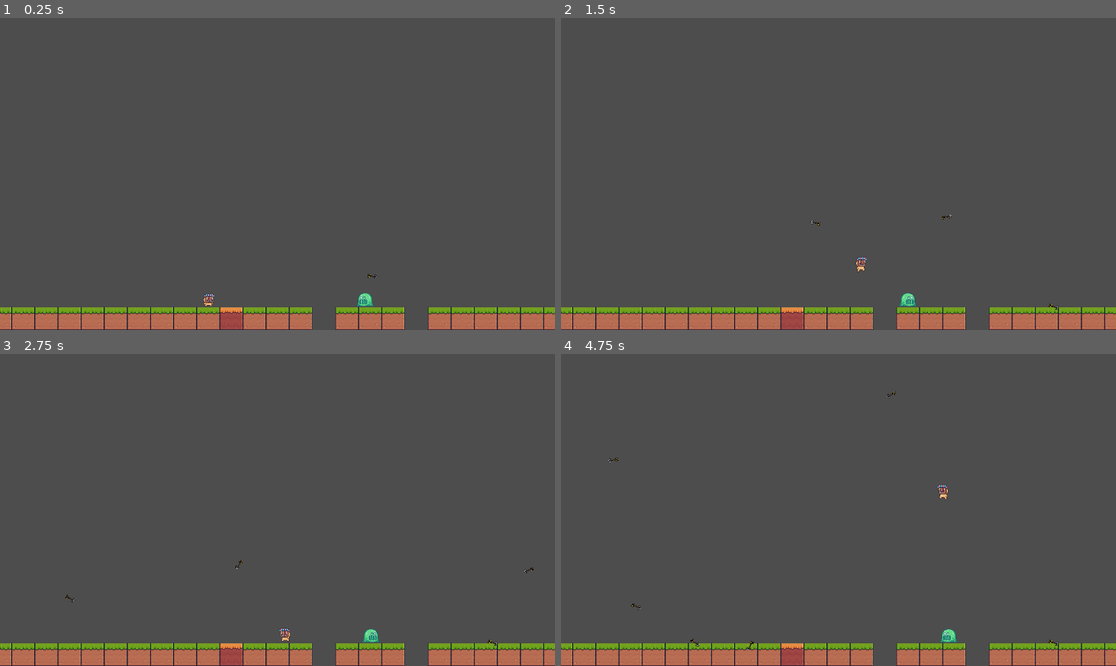
Above: before the commit, frames 1-4 (two rows, left to right).
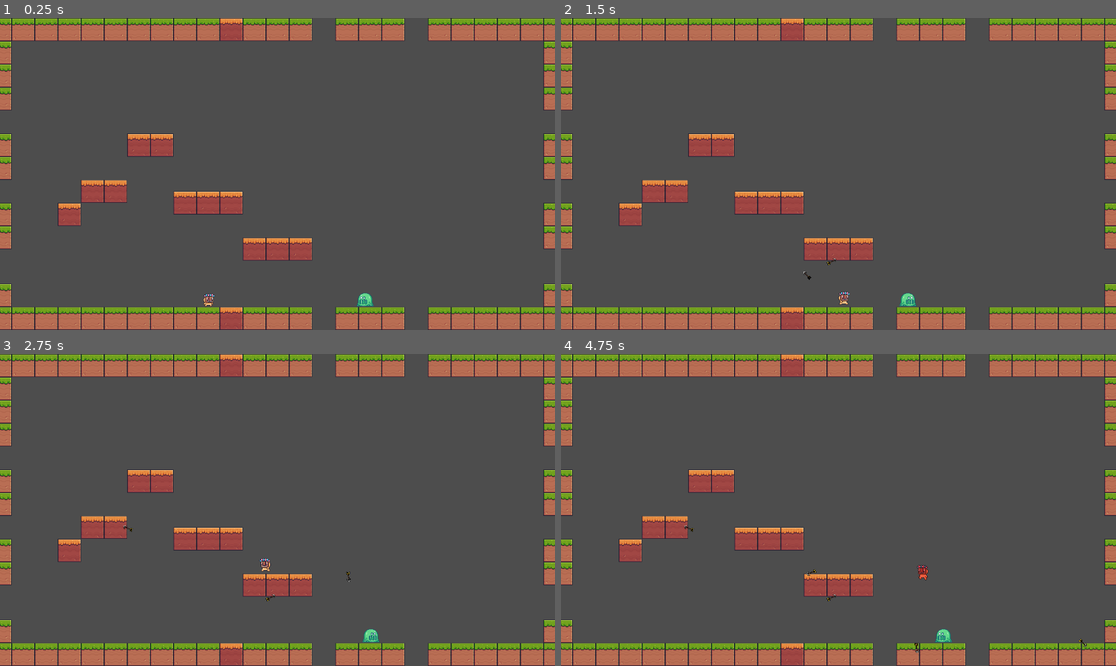
Above: after the commit, the same moments.

Repository: RiverCrab42/Shader-Drawing-learning-scenes
Game: Godot game, scene res://scenes/example/level1.tscn
Same seed, same stepped clock (60 frames per second), same inputs: the game is played once before the commit and once after it. The project has no main scene, so this scene is started directly.
Inputs (mouse positions are in pixels of both pictures, inside the frame that each line leads up to):
- Up to frame 1 (0.25 s): no input
- Up to frame 2 (1.5 s): move the mouse to (960, 158) at 0.52 s; hold D (move_right) from 0.53 s (still down); click (960, 158) at 0.6 s; tap W (jump) at 0.77 s; move the mouse to (727, 189) at 1.27 s; click (727, 189) at 1.35 s
- Up to frame 3 (2.75 s): tap W (jump) at 1.52 s; move the mouse to (333, 441) at 2.02 s; release D (move_right) at 2.03 s; hold A (move_left) from 2.03 s (still down); click (333, 441) at 2.1 s
- Up to frame 4 (4.75 s): move the mouse to (810, 572) at 2.77 s; release A (move_left) at 2.78 s; hold D (move_right) 2.78-4.28 s; click (810, 572) at 2.85 s; tap W (jump) at 3.02, 3.77, 4.52 s; move the mouse to (1005, 556) at 3.52 s; click (1005, 556) at 3.6 s; move the mouse to (672, 463) at 4.27 s; hold A (move_left) from 4.28 s (still down); click (672, 463) at 4.35 s

The runs differ from the first frame. In frame 1, 13% of the frame differs, in the area x 0-100%, y 0-93%; in frame 2, 13%; in frame 3, 13%; in frame 4, 13%, in the area x 0-100%, y 0-96%.

Commit message:
Ограничил количество выстрелов, добавил смерть (ну типа)

Diff:
--- a/intermidiate_project/project.godot
+++ b/intermidiate_project/project.godot
@@ -16,8 +16,8 @@
 
 [autoload]
 
-GameManager="*res://scripts/global/game_manager.gd"
 GlobalSignals="*res://scripts/global/global_signals.gd"
+GameManager="*res://scenes/global/game_manager.tscn"
 
 [input]
 
--- a/intermidiate_project/scenes/enemies/slime.tscn
+++ b/intermidiate_project/scenes/enemies/slime.tscn
@@ -84,6 +84,22 @@
 [sub_resource type="RectangleShape2D" id="RectangleShape2D_wfyvu"]
 size = Vector2(26, 24)
 
+[sub_resource type="Animation" id="Animation_ahq63"]
+resource_name = "hit"
+
+[sub_resource type="Animation" id="Animation_4h4y0"]
+resource_name = "die"
+
+[sub_resource type="Animation" id="Animation_b58ev"]
+length = 0.001
+
+[sub_resource type="AnimationLibrary" id="AnimationLibrary_b58ev"]
+_data = {
+&"RESET": SubResource("Animation_b58ev"),
+&"die": SubResource("Animation_4h4y0"),
+&"hit": SubResource("Animation_ahq63")
+}
+
 [node name="Slime" type="AnimatedSprite2D"]
 texture_filter = 1
 sprite_frames = SubResource("SpriteFrames_jjup5")
@@ -112,3 +128,11 @@
 [node name="DownLeftRay" type="RayCast2D" parent="."]
 position = Vector2(-19, 3)
 target_position = Vector2(0, 18)
+
+[node name="AnimationPlayer" type="AnimationPlayer" parent="."]
+libraries = {
+&"": SubResource("AnimationLibrary_b58ev")
+}
+
+[connection signal="area_entered" from="Area2D" to="." method="_on_area_2d_area_entered"]
+[connection signal="body_entered" from="Area2D" to="." method="_on_area_2d_body_entered"]
--- a/intermidiate_project/scenes/example/level1.tscn
+++ b/intermidiate_project/scenes/example/level1.tscn
@@ -1,89 +1,241 @@
-[gd_scene load_steps=6 format=3 uid="uid://l3il2yp68r6u"]
+[gd_scene load_steps=5 format=3 uid="uid://l3il2yp68r6u"]
 
 [ext_resource type="PackedScene" uid="uid://do1aqnosnk0bn" path="res://scenes/assets/terrain/dirt.tscn" id="1_q4lcn"]
 [ext_resource type="PackedScene" uid="uid://4ir5vnwhhjvj" path="res://scenes/assets/terrain/dirt_orange.tscn" id="2_dt51k"]
 [ext_resource type="PackedScene" uid="uid://bdn2w2lglevw1" path="res://scenes/player/character_mask.tscn" id="3_x20b1"]
-[ext_resource type="PackedScene" uid="uid://cdosf77gjjtn7" path="res://scenes/collectables/arrow.tscn" id="4_dt51k"]
 [ext_resource type="PackedScene" uid="uid://bihrtr6avjvul" path="res://scenes/enemies/slime.tscn" id="5_x20b1"]
 
 [node name="Node2D" type="Node2D"]
-
-[node name="Dirt" parent="." instance=ExtResource("1_q4lcn")]
-position = Vector2(432, 624)
-
-[node name="Dirt16" parent="." instance=ExtResource("1_q4lcn")]
-position = Vector2(384, 624)
-
-[node name="Dirt17" parent="." instance=ExtResource("1_q4lcn")]
-position = Vector2(336, 624)
-
-[node name="Dirt18" parent="." instance=ExtResource("1_q4lcn")]
-position = Vector2(288, 624)
-
-[node name="Dirt19" parent="." instance=ExtResource("1_q4lcn")]
-position = Vector2(240, 624)
-
-[node name="Dirt20" parent="." instance=ExtResource("1_q4lcn")]
-position = Vector2(192, 624)
-
-[node name="Dirt21" parent="." instance=ExtResource("1_q4lcn")]
-position = Vector2(144, 624)
-
-[node name="Dirt22" parent="." instance=ExtResource("1_q4lcn")]
-position = Vector2(96, 624)
-
-[node name="Dirt23" parent="." instance=ExtResource("1_q4lcn")]
-position = Vector2(48, 624)
-
-[node name="Dirt24" parent="." instance=ExtResource("1_q4lcn")]
-position = Vector2(0, 624)
-
-[node name="Dirt2" parent="." instance=ExtResource("2_dt51k")]
-position = Vector2(480, 624)
 
 [node name="CharacterBody2D" parent="." instance=ExtResource("3_x20b1")]
 position = Vector2(432, 528)
 coyote_time = 0.2
 
-[node name="Dirt3" parent="." instance=ExtResource("1_q4lcn")]
+[node name="Terrain" type="Node" parent="."]
+
+[node name="Dirt3" parent="Terrain" instance=ExtResource("1_q4lcn")]
 position = Vector2(528, 624)
 
-[node name="Dirt4" parent="." instance=ExtResource("1_q4lcn")]
+[node name="Dirt4" parent="Terrain" instance=ExtResource("1_q4lcn")]
 position = Vector2(576, 624)
 
-[node name="Dirt5" parent="." instance=ExtResource("1_q4lcn")]
+[node name="Dirt5" parent="Terrain" instance=ExtResource("1_q4lcn")]
 position = Vector2(624, 624)
 
-[node name="Dirt6" parent="." instance=ExtResource("1_q4lcn")]
+[node name="Dirt6" parent="Terrain" instance=ExtResource("1_q4lcn")]
 position = Vector2(720, 624)
 
-[node name="Dirt7" parent="." instance=ExtResource("1_q4lcn")]
+[node name="Dirt7" parent="Terrain" instance=ExtResource("1_q4lcn")]
 position = Vector2(768, 624)
 
-[node name="Dirt8" parent="." instance=ExtResource("1_q4lcn")]
+[node name="Dirt8" parent="Terrain" instance=ExtResource("1_q4lcn")]
 position = Vector2(816, 624)
 
-[node name="Dirt10" parent="." instance=ExtResource("1_q4lcn")]
+[node name="Dirt10" parent="Terrain" instance=ExtResource("1_q4lcn")]
 position = Vector2(912, 624)
 
-[node name="Dirt11" parent="." instance=ExtResource("1_q4lcn")]
+[node name="Dirt11" parent="Terrain" instance=ExtResource("1_q4lcn")]
 position = Vector2(960, 624)
 
-[node name="Dirt12" parent="." instance=ExtResource("1_q4lcn")]
+[node name="Dirt12" parent="Terrain" instance=ExtResource("1_q4lcn")]
 position = Vector2(1008, 624)
 
-[node name="Dirt13" parent="." instance=ExtResource("1_q4lcn")]
+[node name="Dirt13" parent="Terrain" instance=ExtResource("1_q4lcn")]
 position = Vector2(1056, 624)
 
-[node name="Dirt14" parent="." instance=ExtResource("1_q4lcn")]
+[node name="Dirt14" parent="Terrain" instance=ExtResource("1_q4lcn")]
 position = Vector2(1104, 624)
 
-[node name="Dirt15" parent="." instance=ExtResource("1_q4lcn")]
+[node name="Dirt15" parent="Terrain" instance=ExtResource("1_q4lcn")]
 position = Vector2(1152, 624)
 
-[node name="Arrow" parent="." instance=ExtResource("4_dt51k")]
-texture_filter = 1
-position = Vector2(648, 528)
-
-[node name="Slime" parent="." instance=ExtResource("5_x20b1")]
+[node name="Dirt" parent="Terrain" instance=ExtResource("1_q4lcn")]
+position = Vector2(432, 624)
+
+[node name="Dirt16" parent="Terrain" instance=ExtResource("1_q4lcn")]
+position = Vector2(384, 624)
+
+[node name="Dirt17" parent="Terrain" instance=ExtResource("1_q4lcn")]
+position = Vector2(336, 624)
+
+[node name="Dirt18" parent="Terrain" instance=ExtResource("1_q4lcn")]
+position = Vector2(288, 624)
+
+[node name="Dirt19" parent="Terrain" instance=ExtResource("1_q4lcn")]
+position = Vector2(240, 624)
+
+[node name="Dirt20" parent="Terrain" instance=ExtResource("1_q4lcn")]
+position = Vector2(192, 624)
+
+[node name="Dirt21" parent="Terrain" instance=ExtResource("1_q4lcn")]
+position = Vector2(144, 624)
+
+[node name="Dirt22" parent="Terrain" instance=ExtResource("1_q4lcn")]
+position = Vector2(96, 624)
+
+[node name="Dirt23" parent="Terrain" instance=ExtResource("1_q4lcn")]
+position = Vector2(48, 624)
+
+[node name="Dirt24" parent="Terrain" instance=ExtResource("1_q4lcn")]
+position = Vector2(0, 624)
+
+[node name="Dirt2" parent="Terrain" instance=ExtResource("2_dt51k")]
+position = Vector2(480, 624)
+
+[node name="Dirt64" parent="Terrain" instance=ExtResource("2_dt51k")]
+position = Vector2(528, 480)
+
+[node name="Dirt65" parent="Terrain" instance=ExtResource("2_dt51k")]
+position = Vector2(576, 480)
+
+[node name="Dirt66" parent="Terrain" instance=ExtResource("2_dt51k")]
+position = Vector2(624, 480)
+
+[node name="Dirt67" parent="Terrain" instance=ExtResource("2_dt51k")]
+position = Vector2(480, 384)
+
+[node name="Dirt68" parent="Terrain" instance=ExtResource("2_dt51k")]
+position = Vector2(432, 384)
+
+[node name="Dirt69" parent="Terrain" instance=ExtResource("2_dt51k")]
+position = Vector2(384, 384)
+
+[node name="Dirt70" parent="Terrain" instance=ExtResource("2_dt51k")]
+position = Vector2(336, 264)
+
+[node name="Dirt71" parent="Terrain" instance=ExtResource("2_dt51k")]
+position = Vector2(288, 264)
+
+[node name="Dirt72" parent="Terrain" instance=ExtResource("2_dt51k")]
+position = Vector2(240, 360)
+
+[node name="Dirt73" parent="Terrain" instance=ExtResource("2_dt51k")]
+position = Vector2(192, 360)
+
+[node name="Dirt74" parent="Terrain" instance=ExtResource("2_dt51k")]
+position = Vector2(144, 408)
+
+[node name="Dirt9" parent="Terrain" instance=ExtResource("1_q4lcn")]
+position = Vector2(528, 24)
+
+[node name="Dirt25" parent="Terrain" instance=ExtResource("1_q4lcn")]
+position = Vector2(576, 24)
+
+[node name="Dirt26" parent="Terrain" instance=ExtResource("1_q4lcn")]
+position = Vector2(624, 24)
+
+[node name="Dirt27" parent="Terrain" instance=ExtResource("1_q4lcn")]
+position = Vector2(720, 24)
+
+[node name="Dirt28" parent="Terrain" instance=ExtResource("1_q4lcn")]
+position = Vector2(768, 24)
+
+[node name="Dirt29" parent="Terrain" instance=ExtResource("1_q4lcn")]
+position = Vector2(816, 24)
+
+[node name="Dirt30" parent="Terrain" instance=ExtResource("1_q4lcn")]
+position = Vector2(912, 24)
+
+[node name="Dirt31" parent="Terrain" instance=ExtResource("1_q4lcn")]
+position = Vector2(960, 24)
+
+[node name="Dirt32" parent="Terrain" instance=ExtResource("1_q4lcn")]
+position = Vector2(1008, 24)
+
+[node name="Dirt33" parent="Terrain" instance=ExtResource("1_q4lcn")]
+position = Vector2(1056, 24)
+
+[node name="Dirt34" parent="Terrain" instance=ExtResource("1_q4lcn")]
+position = Vector2(1104, 24)
+
+[node name="Dirt35" parent="Terrain" instance=ExtResource("1_q4lcn")]
+position = Vector2(1152, 24)
+
+[node name="Dirt36" parent="Terrain" instance=ExtResource("1_q4lcn")]
+position = Vector2(432, 24)
+
+[node name="Dirt37" parent="Terrain" instance=ExtResource("1_q4lcn")]
+position = Vector2(384, 24)
+
+[node name="Dirt38" parent="Terrain" instance=ExtResource("1_q4lcn")]
+position = Vector2(336, 24)
+
+[node name="Dirt39" parent="Terrain" instance=ExtResource("1_q4lcn")]
+position = Vector2(288, 24)
+
+[node name="Dirt40" parent="Terrain" instance=ExtResource("1_q4lcn")]
+position = Vector2(240, 24)
+
+[node name="Dirt41" parent="Terrain" instance=ExtResource("1_q4lcn")]
+position = Vector2(192, 24)
+
+[node name="Dirt42" parent="Terrain" instance=ExtResource("1_q4lcn")]
+position = Vector2(144, 24)
+
+[node name="Dirt43" parent="Terrain" instance=ExtResource("1_q4lcn")]
+position = Vector2(96, 24)
+
+[node name="Dirt44" parent="Terrain" instance=ExtResource("1_q4lcn")]
+position = Vector2(48, 24)
+
+[node name="Dirt45" parent="Terrain" instance=ExtResource("1_q4lcn")]
+position = Vector2(0, 24)
+
+[node name="Dirt47" parent="Terrain" instance=ExtResource("1_q4lcn")]
+position = Vector2(0, 72)
+
+[node name="Dirt48" parent="Terrain" instance=ExtResource("1_q4lcn")]
+position = Vector2(0, 120)
+
+[node name="Dirt49" parent="Terrain" instance=ExtResource("1_q4lcn")]
+position = Vector2(0, 168)
+
+[node name="Dirt50" parent="Terrain" instance=ExtResource("1_q4lcn")]
+position = Vector2(0, 264)
+
+[node name="Dirt51" parent="Terrain" instance=ExtResource("1_q4lcn")]
+position = Vector2(0, 312)
+
+[node name="Dirt52" parent="Terrain" instance=ExtResource("1_q4lcn")]
+position = Vector2(0, 408)
+
+[node name="Dirt53" parent="Terrain" instance=ExtResource("1_q4lcn")]
+position = Vector2(0, 456)
+
+[node name="Dirt54" parent="Terrain" instance=ExtResource("1_q4lcn")]
+position = Vector2(0, 576)
+
+[node name="Dirt55" parent="Terrain" instance=ExtResource("1_q4lcn")]
+position = Vector2(1152, 24)
+
+[node name="Dirt56" parent="Terrain" instance=ExtResource("1_q4lcn")]
+position = Vector2(1152, 72)
+
+[node name="Dirt57" parent="Terrain" instance=ExtResource("1_q4lcn")]
+position = Vector2(1152, 120)
+
+[node name="Dirt58" parent="Terrain" instance=ExtResource("1_q4lcn")]
+position = Vector2(1152, 168)
+
+[node name="Dirt59" parent="Terrain" instance=ExtResource("1_q4lcn")]
+position = Vector2(1152, 264)
+
+[node name="Dirt60" parent="Terrain" instance=ExtResource("1_q4lcn")]
+position = Vector2(1152, 312)
+
+[node name="Dirt61" parent="Terrain" instance=ExtResource("1_q4lcn")]
+position = Vector2(1152, 408)
+
+[node name="Dirt62" parent="Terrain" instance=ExtResource("1_q4lcn")]
+position = Vector2(1152, 456)
+
+[node name="Dirt63" parent="Terrain" instance=ExtResource("1_q4lcn")]
+position = Vector2(1152, 576)
+
+[node name="Dirt46" parent="Terrain" instance=ExtResource("2_dt51k")]
+position = Vector2(480, 24)
+
+[node name="Enemies" type="Node" parent="."]
+
+[node name="Slime" parent="Enemies" instance=ExtResource("5_x20b1")]
 position = Vector2(768, 584)
--- /dev/null
+++ b/intermidiate_project/scenes/global/game_manager.tscn
@@ -0,0 +1,6 @@
+[gd_scene load_steps=2 format=3 uid="uid://c4gshlh0iyepe"]
+
+[ext_resource type="Script" uid="uid://pgsxsoqvm8rm" path="res://scripts/global/game_manager.gd" id="1_km4i8"]
+
+[node name="GameManager" type="Node2D"]
+script = ExtResource("1_km4i8")
--- a/intermidiate_project/scripts/character.gd
+++ b/intermidiate_project/scripts/character.gd
@@ -9,9 +9,13 @@
 @export var jump_velocity = -800.0
 @export var max_fall_speed = 800.0
 @export var coyote_time = 0.1
+@export var time_between_shots = 0.1
+
 @onready var animated_sprite_2d: AnimatedSprite2D = $AnimatedSprite2D
+@onready var animation_player: AnimationPlayer = $AnimationPlayer
 
 var lastOnFloor = 0.0
+var lastShot = 0.0
 var level_viewport : Vector2i
 
 const arrow_offset : float = 5.0
@@ -55,12 +59,14 @@
 	elif global_position.y < 0.0:
 		global_position.y = level_viewport.y
 
-	check_shoot()
+	check_shoot(delta)
 	animate(direction)
 	move_and_slide()
 
-func check_shoot() -> void:
-	if Input.is_action_just_pressed("shoot"):
+func check_shoot(delta : float) -> void:
+	if Input.is_action_just_pressed("shoot") &&\
+		lastShot > time_between_shots &&\
+		GameManager.arrows > 0:
 		var arrow_obj = arrow.instantiate()
 		get_tree().root.add_child(arrow_obj)
 		var target = get_global_mouse_position()
@@ -68,6 +74,9 @@
 		arrow_obj.direction = direction
 		arrow_obj.global_position = global_position + direction * arrow_offset
 		GlobalSignals.shoot_arrow.emit()
+		lastShot = 0.0
+	else:
+		lastShot += delta
 
 func animate(direction : float) -> void:
 	if not(is_on_floor()):
@@ -81,3 +90,7 @@
 		animated_sprite_2d.flip_h = true
 	if (direction == 1):
 		animated_sprite_2d.flip_h = false
+
+func get_hit() -> void:
+	animation_player.play("hit")
+	GlobalSignals.took_damage
--- a/intermidiate_project/scripts/collectable/arrow.gd
+++ b/intermidiate_project/scripts/collectable/arrow.gd
@@ -7,6 +7,8 @@
 @export var gravity : float = 0.5
 @export var max_fall_speed : float = 10.0
 @export var speed : float = 300.0
+
+var enemies_damaged : Array
 
 var direction : Vector2 = Vector2(1.0, 0.0)
 var stuck : bool
--- a/intermidiate_project/scripts/global/game_manager.gd
+++ b/intermidiate_project/scripts/global/game_manager.gd
@@ -1 +1,21 @@
 extends Node
+
+var health : int = 5
+var arrows : int = 5
+
+func _ready() -> void:
+	GlobalSignals.shoot_arrow.connect(shoot)
+	GlobalSignals.collected_arrow.connect(pick_up_arrow)
+	GlobalSignals.took_damage.connect(get_hit)
+
+func shoot() -> void:
+	arrows -= 1
+
+func pick_up_arrow() -> void:
+	arrows += 1
+
+func get_hit() -> void:
+	health -= 1
+	if health == 0:
+		#TO DO:
+		print("YOU DIED")
--- a/intermidiate_project/scripts/global/global_signals.gd
+++ b/intermidiate_project/scripts/global/global_signals.gd
@@ -2,3 +2,4 @@
 
 signal collected_arrow
 signal shoot_arrow
+signal took_damage
--- a/intermidiate_project/scripts/slime.gd
+++ b/intermidiate_project/scripts/slime.gd
@@ -1,14 +1,17 @@
 extends Node2D
 
-const SPEED = 40.0
+@export var SPEED = 40.0
 
 var direction = -1
 @onready var right_ray: RayCast2D = $RightRay
 @onready var left_ray: RayCast2D = $LeftRay
 @onready var down_right_ray: RayCast2D = $DownRightRay
 @onready var down_left_ray: RayCast2D = $DownLeftRay
+@onready var animated_sprite_2d: AnimatedSprite2D = $"."
+@onready var animation_player: AnimationPlayer = $AnimationPlayer
+@onready var area_2d: Area2D = $Area2D
 
-@onready var animated_sprite_2d: AnimatedSprite2D = $"."
+@export var health : int = 2
 
 # Called every frame. 'delta' is the elapsed time since the previous frame.
 
@@ -25,3 +28,27 @@
 		if (not left_ray.is_colliding() or not col.is_in_group("player")):
 			direction = 1
 			animated_sprite_2d.flip_h = true
+
+func get_hit() -> void:
+	health -= 1
+	if health == 0:
+		animation_player.play("die")
+		area_2d.collision_mask = 0
+		SPEED = 0.0
+		animation_player.animation_finished.connect(die)
+	else:
+		animation_player.play("hit")
+
+func die(anim_name: StringName) -> void:
+	queue_free()
+
+func _on_area_2d_area_entered(area: Area2D) -> void:
+	if area.get_parent() is Arrow:
+		var arr = area.get_parent() as Arrow
+		if !arr.stuck:
+			get_hit()
+
+
+func _on_area_2d_body_entered(body: Node2D) -> void:
+	if body.is_in_group("player"):
+		body.get_hit()
Not shown: 1 places in intermidiate_project/scenes/enemies/slime.tscn that only renumber resources
